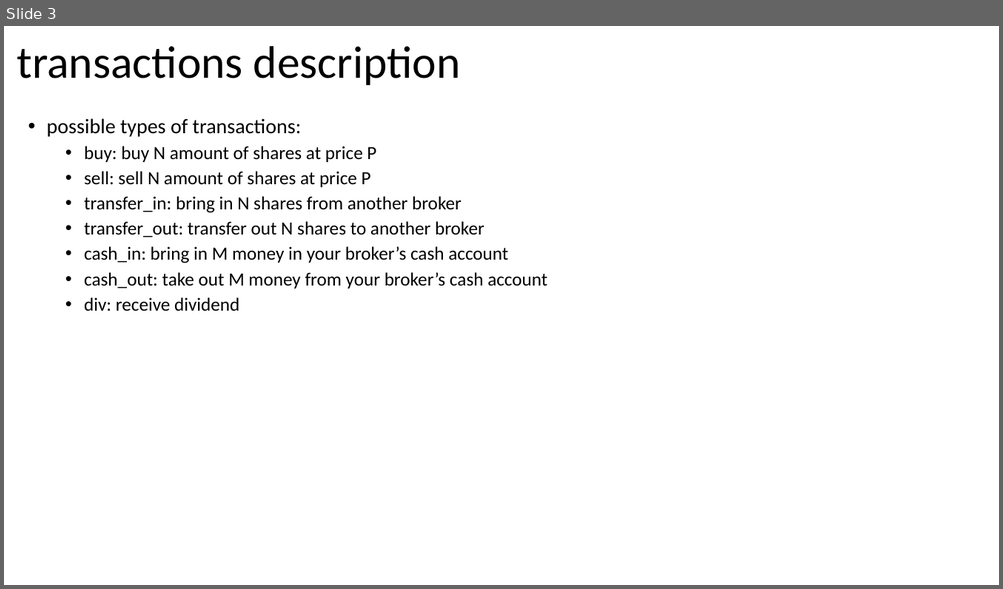
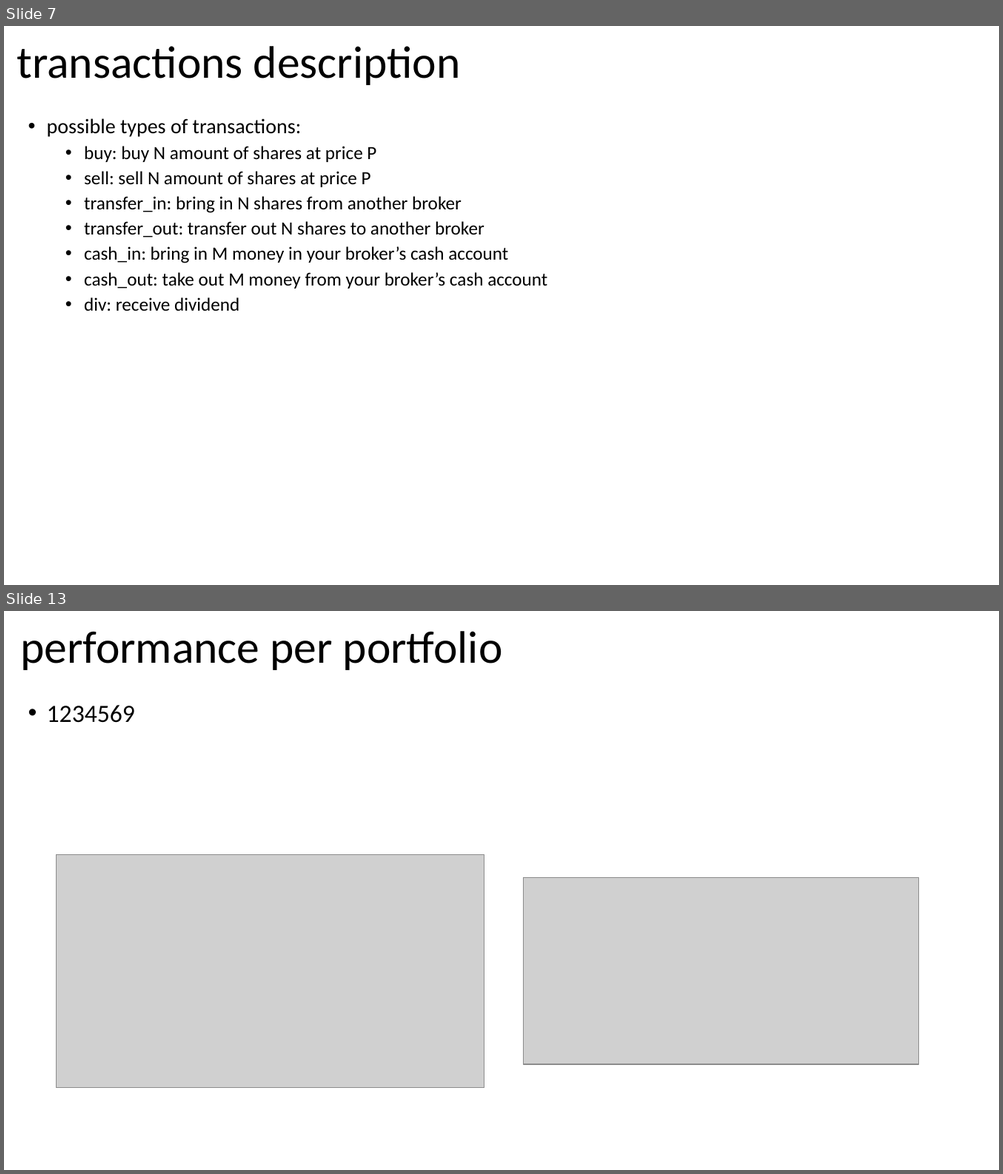
Before and after one commit to jorritvm/stocks_dashboard, a slide deck: doc/stock_dashboard_documentation.pptx. Shown one above the other, each under a label of ours: slide 3 before the commit, slides 7 and 13 after it; the slides between them are not shown. The pictures are 1003x589 and 1003x1174 pixels, drawn with LibreOffice and Linux fonts; fonts in the diff are those of the drawing; grey boxes stand for pictures. Boxes give left, top, right and bottom in pixels: in the first picture for what was removed or moved away, otherwise in the second. Text is boxed around its words. In the diff, an @@ line names an element or a change of style, - is before the commit and + after.

```diff
--- a/doc/stock_dashboard_documentation.pptx
+++ b/doc/stock_dashboard_documentation.pptx
@@ slide 13 added at box(4, 611, 999, 1170), background #FFFFFF @@
@@ title added at box(20, 631, 503, 670), 44 pt, text #000000 @@
+performance per portfolio
@@ text added at box(47, 705, 135, 723), 24 pt, text #000000 @@
+• 1234569
@@ picture added at box(57, 855, 484, 1088) @@
@@ picture added at box(523, 878, 919, 1065) @@
@@ what was slide 3 is now slide 7 @@
```
Also in this commit, not shown: 1 slide changed, 11 other slides added, 2 other files.
